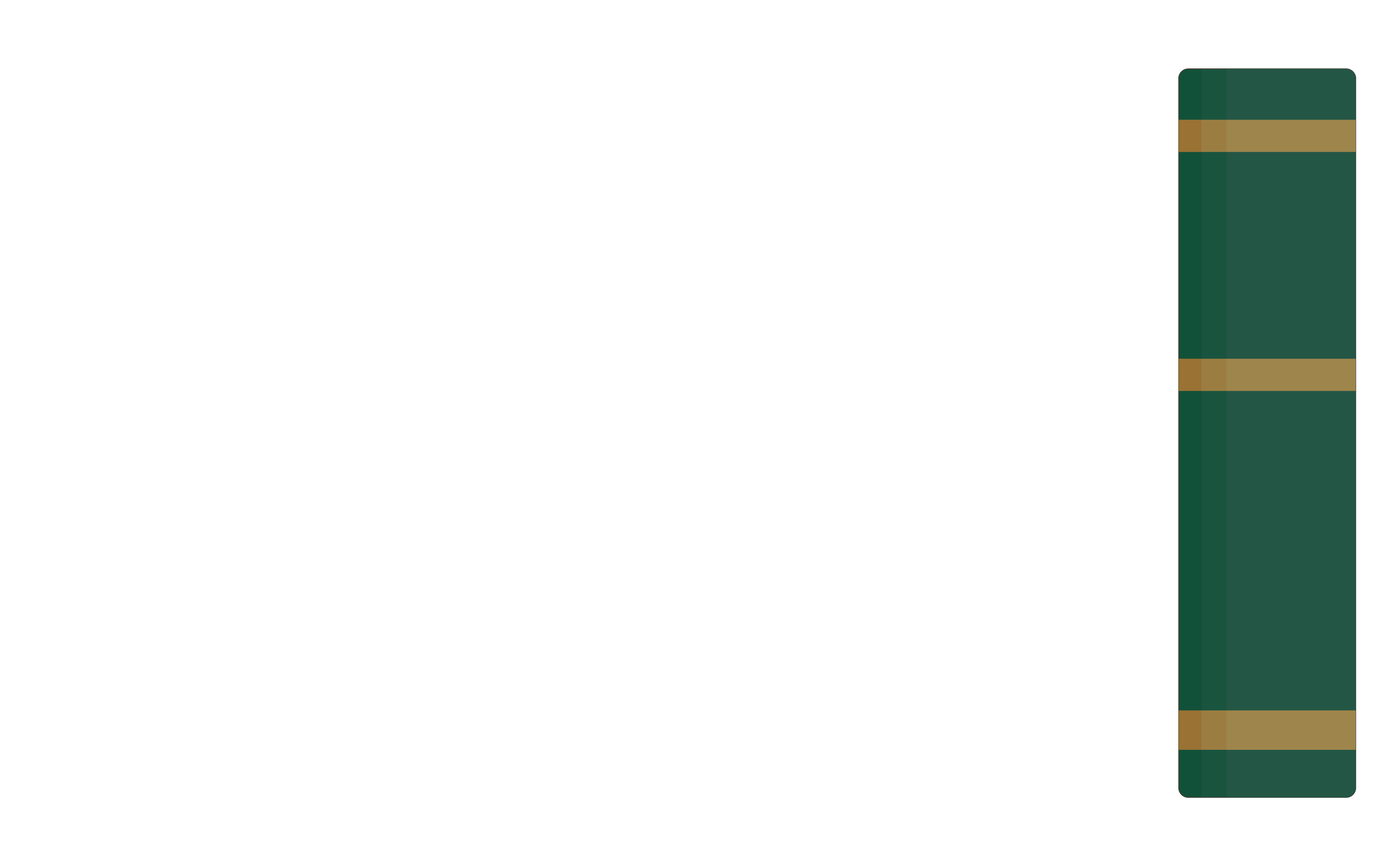
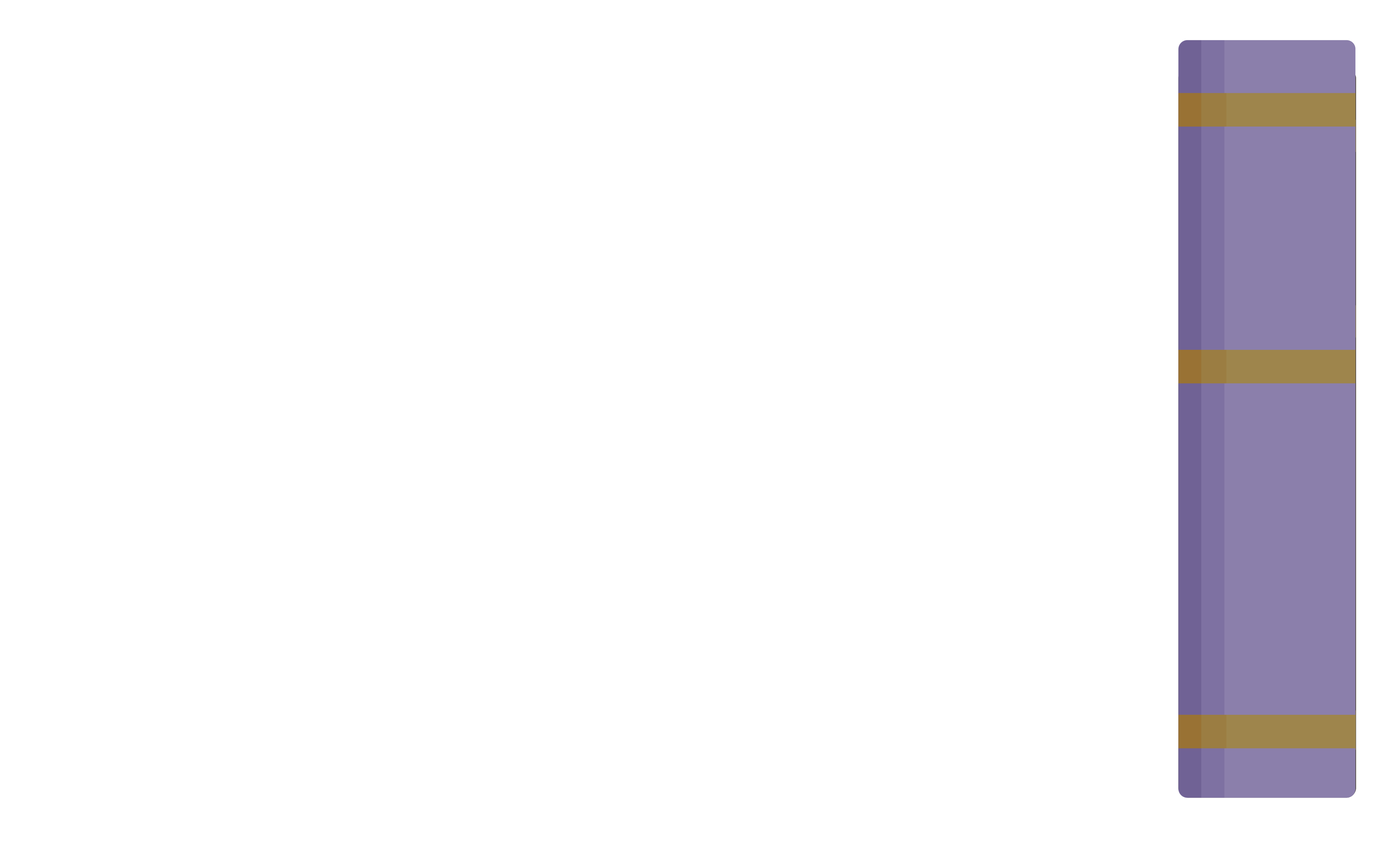
Layers edited between the first and the second 1387x867 image:
renamed "Book_green" to "Book_Lila", painted on it over 1178, 39, 1357, 799
